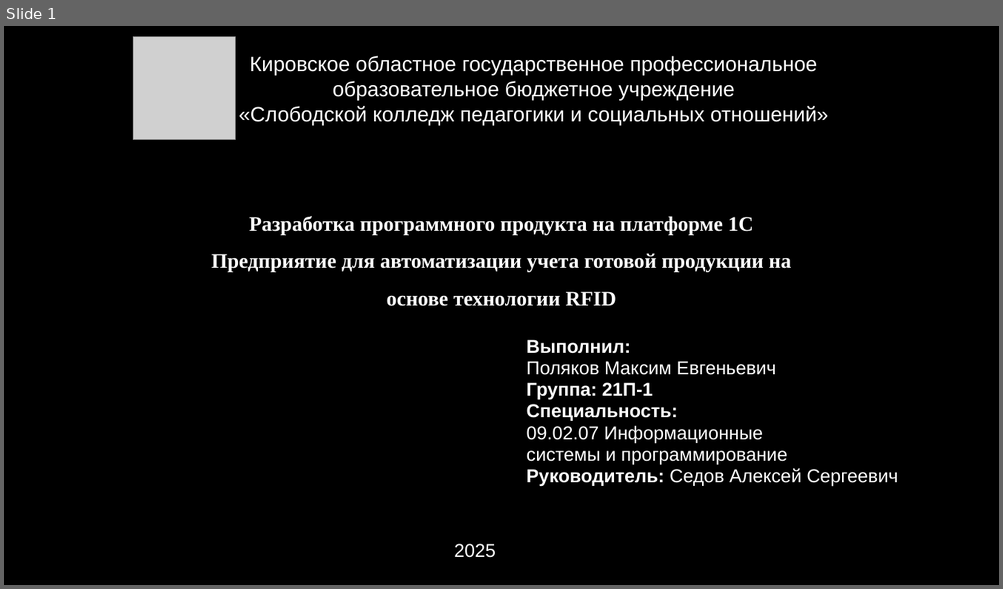
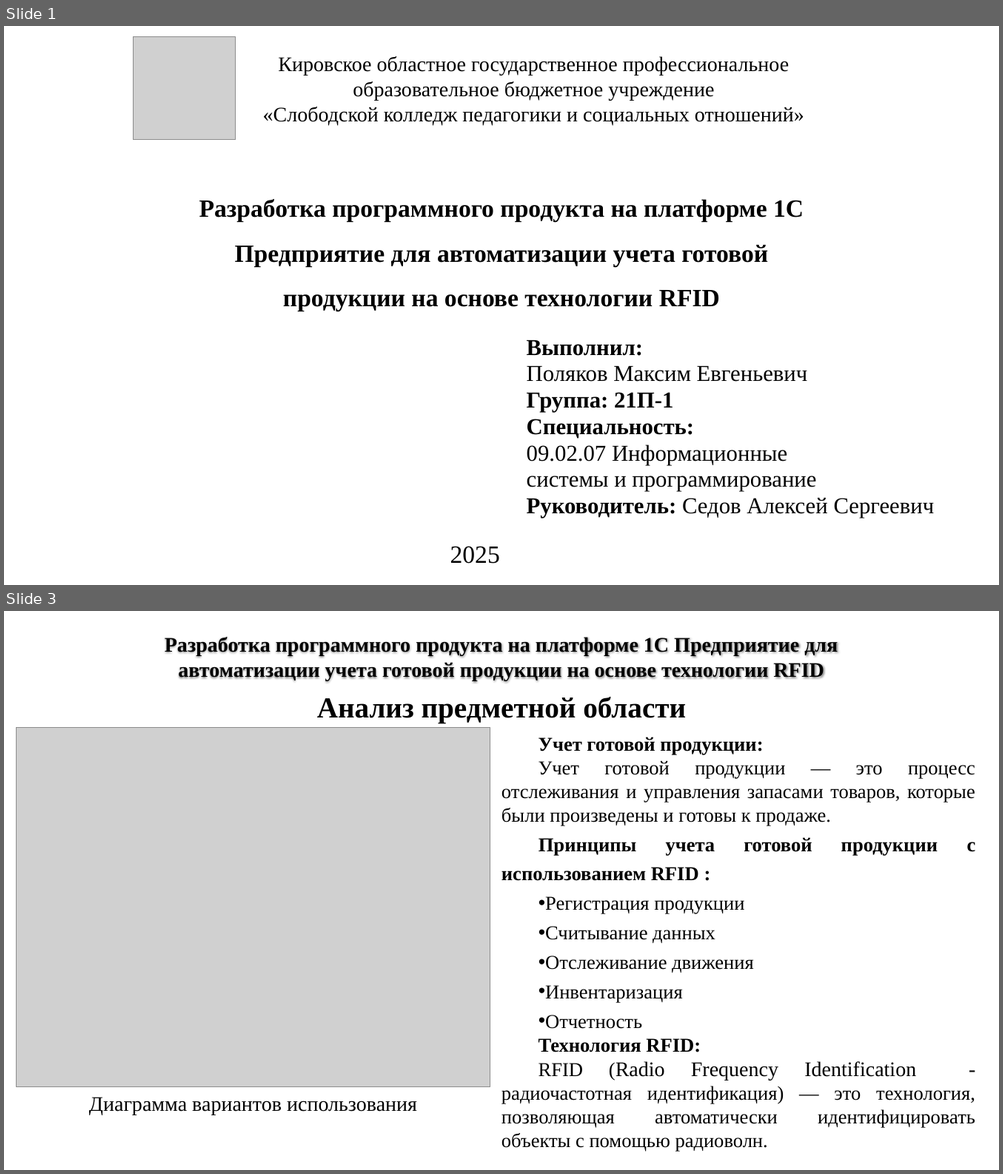
Before and after one commit to MaksimPoliackov/Diplom, a slide deck: Проект диплома.pptx. Shown one above the other, each under a label of ours: slide 1 before the commit, slides 1 and 3 after it; the slides between them are not shown. The pictures are 1003x589 and 1003x1174 pixels, drawn with LibreOffice and Linux fonts; fonts in the diff are those of the drawing; grey boxes stand for pictures; background and template pictures are left out. Boxes give left, top, right and bottom in pixels: in the first picture for what was removed or moved away, otherwise in the second. Text is boxed around its words. In the diff, an @@ line names an element or a change of style, - is before the commit and + after.

```diff
--- a/Проект диплома.pptx
+++ b/Проект диплома.pptx
@@ slide 3 added at (4, 611, 999, 1170), background #FFFFFF @@
@@ title added at (165, 637, 837, 681), 20 pt, text #000000, bold @@
+Разработка программного продукта на платформе 1С Предприятие для автоматизации учета готовой продукции на основе технологии RFID
@@ text added at (317, 697, 686, 723), 28 pt, text #000000, bold @@
+Анализ предметной области
@@ picture added at (16, 727, 489, 1087) @@
@@ text added at (501, 737, 976, 1152), 19 pt, text #000000 @@
+Учет готовой продукции:
+Учет готовой продукции — это процесс отслеживания и управления запасами товаров, которые были произведены и готовы к продаже.
+Принципы учета готовой продукции с использованием RFID :
+• Регистрация продукции
+• Считывание данных
+• Отслеживание движения
+• Инвентаризация
+• Отчетность
+Технология RFID:
+RFID (Radio Frequency Identification - радиочастотная идентификация) — это технология, позволяющая автоматически идентифицировать объекты с помощью радиоволн.
@@ text added at (89, 1097, 417, 1116), 20 pt, text #000000 @@
+Диаграмма вариантов использования
@@ slide 1 changed as well @@
@@ background picture (left out) to #FFFFFF @@
@@ text "Кировское областное государственное профессиональное образов ..." at (263, 56, 804, 125): font Arial to Times New Roman, text colour #FFFFFF to #000000 @@
@@ text "Разработка программного продукта на платформе ...": place and size @@
-text "Разработка программного продукта на платформе ..." at (211, 216, 791, 306)
+text "Разработка программного продукта на платформе ..." at (199, 199, 803, 312)
@@ text "Разработка программного продукта на платформе ..." at (199, 199, 803, 312): size 20 to 24 pt, text colour #FFFFFF to #000000 @@
@@ text "Выполнил:" at (526, 340, 934, 518): size 18 to 22 pt, font Arial to Times New Roman, text colour #FFFFFF to #000000 @@
@@ text "2025" at (450, 546, 500, 564): size 18 to 24 pt, font Arial to Times New Roman, text colour #FFFFFF to #000000; more space between paragraphs @@
```
Also in this commit, not shown: 4 other slides changed, 5 other slides added, 3 slides removed, 8 other files.
